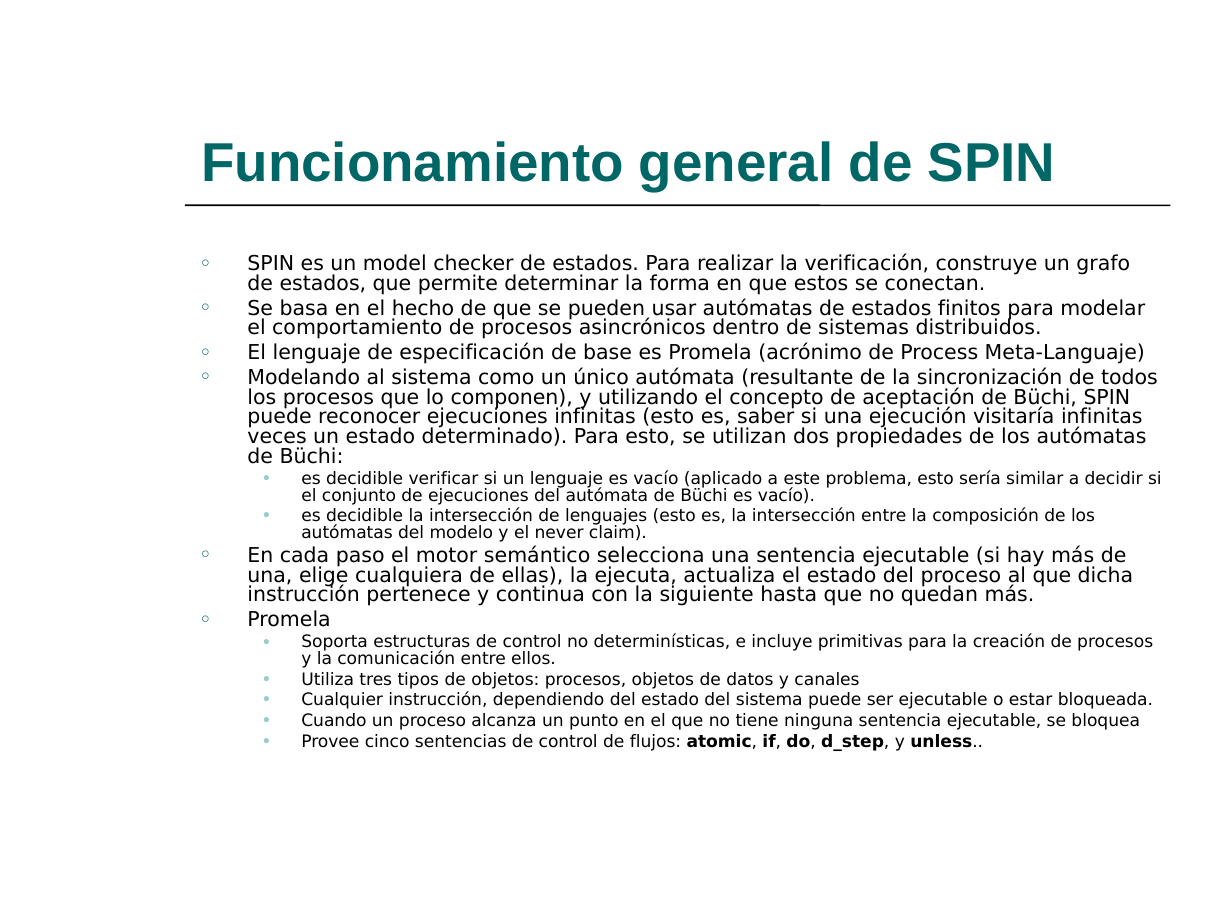
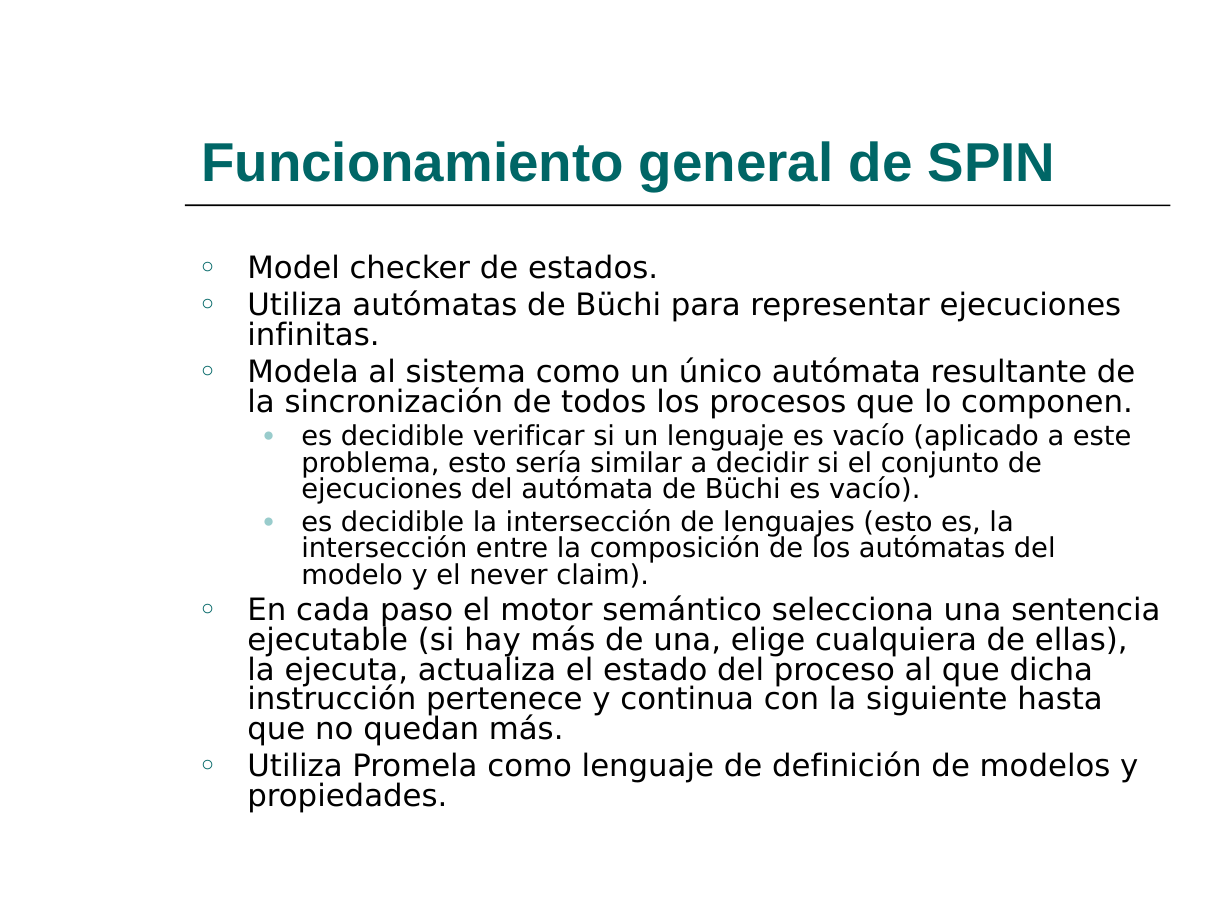
Before and after one commit to hugomelendez/tesis-jpf-2006, a slide deck: slide 29 of tesis-doc/Presentación.ppt (slide 28 before the commit). Drawn at 1232x924 pixels with LibreOffice and Linux fonts; fonts in the diff are those of the drawing. Boxes give left, top, right and bottom in pixels: in the first picture for what was removed or moved away, otherwise in the second. Text is boxed around its words. In the diff, an @@ line names an element or a change of style, - is before the commit and + after.

```diff
--- a/tesis-doc/Presentación.ppt
+++ b/tesis-doc/Presentación.ppt
@@ text at (x1=247, y1=254, x2=1135, y2=419): text changed; size 12 to 18 pt @@
-○ SPIN es un model checker de estados. Para realizar la verificación, construye un grafo de estados, que permite determinar la forma en que estos se conectan.
-○ Se basa en el hecho de que se pueden usar autómatas de estados finitos para modelar el comportamiento de procesos asincrónicos dentro de sistemas distribuidos.
-○ El lenguaje de especificación de base es Promela (acrónimo de Process Meta-Languaje)
-○ Modelando al sistema como un único autómata (resultante de la sincronización de todos los procesos que lo componen), y utilizando el concepto de aceptación de Büchi, SPIN puede reconocer ejecuciones infinitas (esto es, saber si una ejecución visitaría infinitas veces un estado determinado). Para esto, se utilizan dos propiedades de los autómatas de Büchi:
+○ Model checker de estados.
+○ Utiliza autómatas de Büchi para representar ejecuciones infinitas.
+○ Modela al sistema como un único autómata resultante de la sincronización de todos los procesos que lo componen.
@@ text at (x1=247, y1=424, x2=1160, y2=746): size 10 to 16 pt in "es decidible verificar si un lenguaje es ...", "es decidible la intersección de lenguajes (esto ..."; size 12 to 18 pt in "En cada paso el motor semántico selecciona ..."; more space between paragraphs @@
@@ text at (x1=247, y1=751, x2=1138, y2=813): text changed; size 10 to 18 pt @@
-○ Promela
-  ● Soporta estructuras de control no determinísticas, e incluye primitivas para la creación de procesos y la comunicación entre ellos.
-  ● Utiliza tres tipos de objetos: procesos, objetos de datos y canales
-  ● Cualquier instrucción, dependiendo del estado del sistema puede ser ejecutable o estar bloqueada.
-  ● Cuando un proceso alcanza un punto en el que no tiene ninguna sentencia ejecutable, se bloquea
-  ● Provee cinco sentencias de control de flujos: atomic, if, do, d_step, y unless..
+○ Utiliza Promela como lenguaje de definición de modelos y propiedades.
```
Also in this commit, not shown: 29 other slides changed, 2 slides added.
